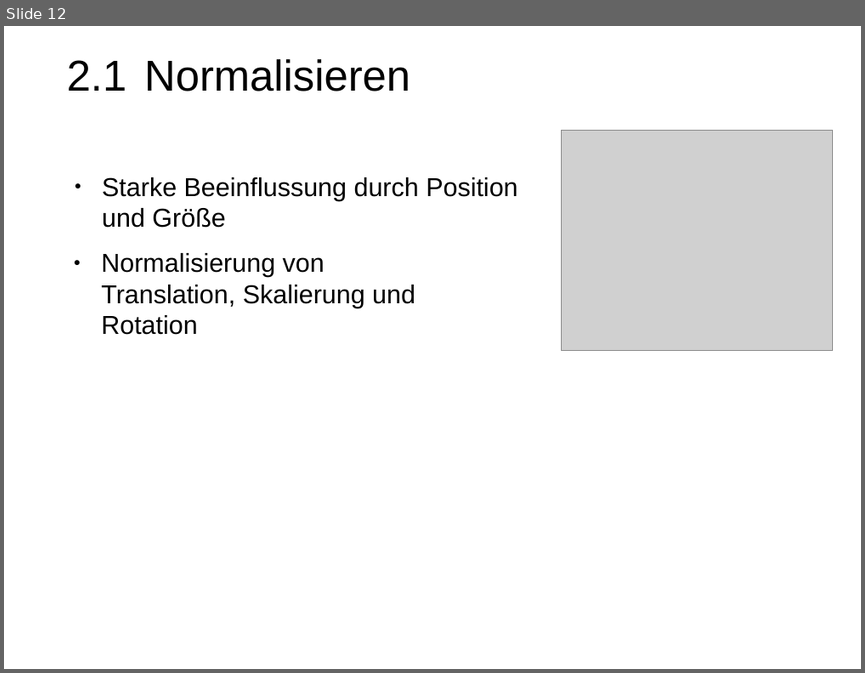
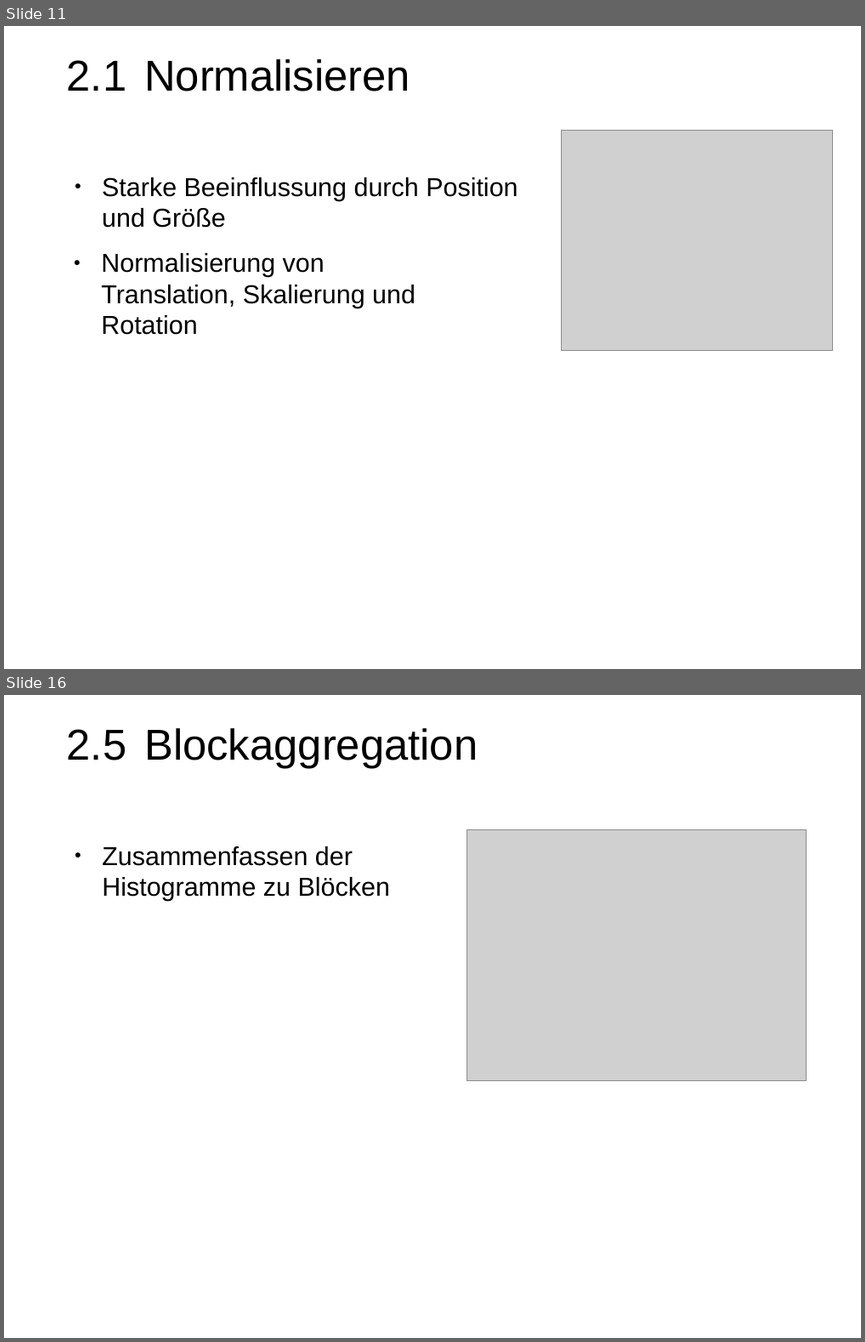
Before and after one commit to PhilippLambracht/prosem_mse, a slide deck: slides/slides.odp. Shown one above the other, each under a label of ours: slide 12 before the commit, slides 11 and 16 after it; the slides between them are not shown. The pictures are 865x673 and 865x1342 pixels, drawn with LibreOffice and Linux fonts; fonts in the diff are those of the drawing; grey boxes stand for pictures. Boxes give left, top, right and bottom in pixels: in the first picture for what was removed or moved away, otherwise in the second. Text is boxed around its words. In the diff, an @@ line names an element or a change of style, - is before the commit and + after.

```diff
--- a/slides/slides.odp
+++ b/slides/slides.odp
@@ slide 16 added at (x1=4, y1=695, x2=861, y2=1338), background #FFFFFF @@
@@ text added at (x1=67, y1=728, x2=477, y2=769), 40 pt, text #000000 @@
+2.5 Blockaggregation
@@ text added at (x1=102, y1=846, x2=390, y2=901), 24 pt, text #000000 @@
+● Zusammenfassen der Histogramme zu Blöcken
@@ picture added at (x1=467, y1=829, x2=806, y2=1080) @@
@@ what was slide 12 is now slide 11 @@
```
Also in this commit, not shown: 1 slide changed, 4 other slides added, 1 slide removed, 6 other files.
